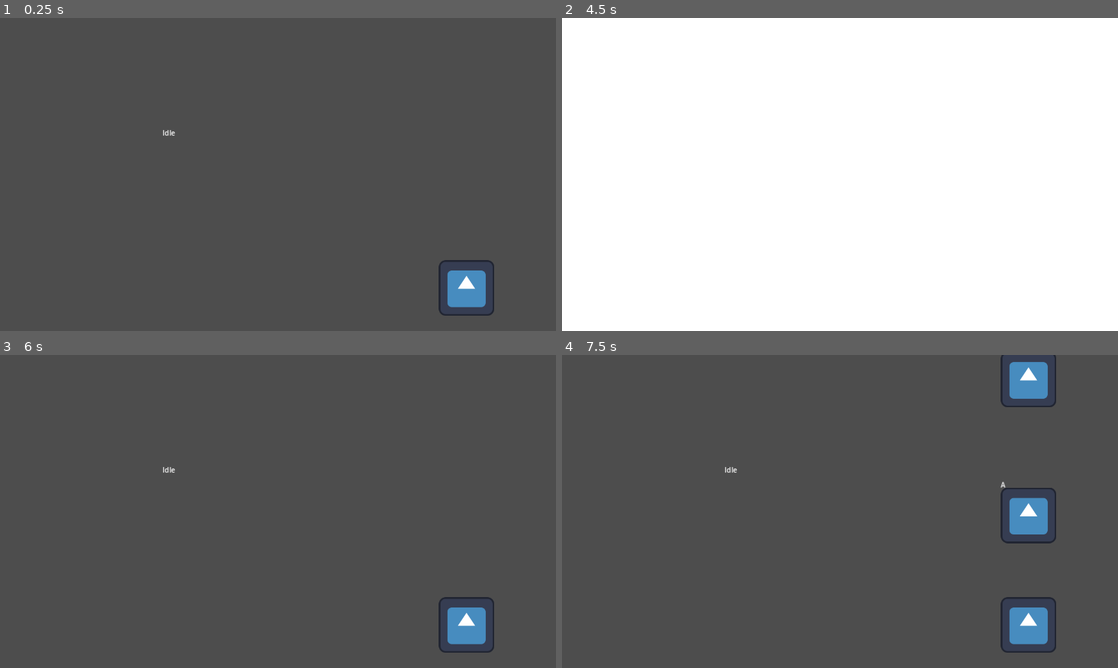
Above: before the commit, frames 1-4 (two rows, left to right).
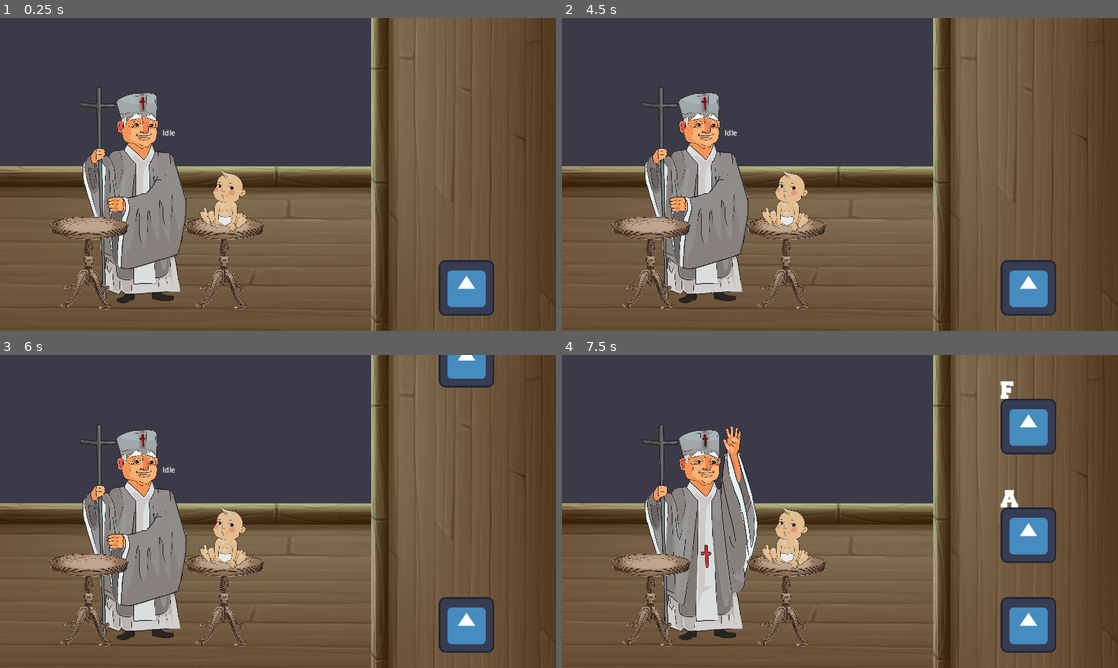
Above: after the commit, the same moments.

Repository: Mikros1999/Umoche-Nash-GGJ-2024
Game: Godot game, scene res://game/game.tscn
Same seed, same stepped clock (60 frames per second), same inputs: the game is played once before the commit and once after it. The engine's default icon, where the game draws it, is replaced by a stand-in: a white triangle on a blue panel in a dark square. Sound files missing from this copy of the repository are replaced by a short silence.
Inputs:
- Up to frame 1 (0.25 s): no input
- Up to frame 2 (4.5 s): tap Enter at 0.5, 2, 3.5 s; hold D 0.53-1.28 s; tap F every 0.75 s from 0.6 to 4.35 s; tap Space at 0.77, 1.25, 1.52, 2.75, 3.02, 3.77, 4.25 s; hold S 1.28-2.03 s; hold D 2.03-3.53 s; hold A from 3.53 s (still down)
- Up to frame 3 (6 s): tap Space at 4.52 s; release A at 5.03 s; hold S 5.03-5.78 s; tap F at 5.1, 5.85 s; hold D from 5.78 s (still down)
- Up to frame 4 (7.5 s): keep holding D; tap Space at 6.02, 6.77 s; tap F at 6.6, 7.35 s

The runs differ from the first frame. In frame 1, 68% of the frame differs, in the area x 0-100%, y 0-100%; in frame 2, 100%; in frame 3, 68%; in frame 4, 68%.

Commit message:
sprites and dipping

Diff:
--- /dev/null
+++ b/game/Pop.gd
@@ -0,0 +1,87 @@
+extends Node2D
+
+enum State {
+	IDLE = 0,
+	TAKE = 1,
+	HOLD1 = 2,
+	DIP = 3,
+	HOLD2 = 4,
+	PUT = 5,
+	FAIL = -1
+}
+
+var textures: Array[Texture] = [
+	preload("res://textures/POP BACA.png"),
+	preload("res://textures/pop.png"),
+	preload("res://textures/POP_UZIMA.png"),
+	preload("res://textures/pop.png"),
+	preload("res://textures/POP UMACE.png"),
+	preload("res://textures/pop.png"),
+	preload("res://textures/POP STAVLJA.png"),
+]
+
+
+var state: int = State.IDLE : set = set_state
+
+func _ready():
+	Beat.hit_success.connect(on_success)
+	Beat.hit_fail.connect(on_fail)
+	$Pop/HoldBeba.visible = false
+	$Pop/HoldBeba2.visible = false
+	$Pop/DipBeba.visible = false
+
+func on_success():
+	print("on success")
+	self.state = (state + 1 + (1 if state == State.FAIL else 0)) % (State.size()-1)
+
+func on_fail():
+	print("on fail")
+	self.state = State.FAIL
+
+func set_state(value: int):
+	state = value
+	$"../Label".text = State.keys()[state]
+	$Pop.texture = textures[state+1]
+	match state:
+		State.HOLD1:
+			on_baby_pickup()
+			$Pop/HoldBeba.visible = true
+		State.DIP:
+			$Pop/HoldBeba.visible = false
+			$Pop/DipBeba.visible = true
+		State.HOLD2:
+			$Pop/HoldBeba.visible = true
+			$Pop/DipBeba.visible = false
+		State.PUT:
+			$Pop/HoldBeba.visible = false
+			$Pop/HoldBeba2.visible = false
+			on_baby_put()
+		State.FAIL:
+			if holding_baby:
+				throw_baby()
+
+var holding_baby: bool = false
+@onready var baby_material: Material = $Sto/Beba.material
+@onready var baby2_material: Material = $Sto2/Beba.material
+func on_baby_pickup():
+	holding_baby = true
+	baby_material.set("shader_parameter/t",0.0)
+	var tween = create_tween()
+	tween.tween_property(baby_material,"shader_parameter/t",1.0,Beat.beat_to_time(0.49))
+
+func on_baby_put():
+	holding_baby = false
+	baby2_material.set("shader_parameter/t",1.0)
+	var tween = create_tween()
+	tween.tween_property(baby2_material,"shader_parameter/t",0.0,Beat.beat_to_time(2.0))
+
+func throw_baby():
+	var p = $Pop/BabyThrowPos.global_position
+	var baby = preload("res://game/thrownbaby/thrownbaby.tscn").instantiate()
+	add_child(baby)
+	baby.global_position = p
+	baby.velocity = Vector2.UP.rotated((randf()*0.2+0.8)*(randi()%2*2-1)*0.3)*1000.0
+	holding_baby = false
+	$Pop/HoldBeba.visible = false
+	$Pop/HoldBeba2.visible = false
+	$Pop/DipBeba.visible = false
--- /dev/null
+++ b/game/bebashader.gdshader
@@ -0,0 +1,11 @@
+shader_type canvas_item;
+uniform float t: hint_range(0.0,1.0) = 0.0;
+uniform sampler2D noise;
+void vertex() {
+	VERTEX.x *= t*t;
+	VERTEX.y *= pow(t,6.0);
+}
+
+void fragment() {
+	COLOR.a = (1.0-step(texture(noise,UV*2.0).r+(pow(t,4.0)*1.4-0.4),1.0))*COLOR.a;
+}
--- a/game/game.tscn
+++ b/game/game.tscn
@@ -1,9 +1,46 @@
-[gd_scene load_steps=3 format=3 uid="uid://8g7kfpku1toy"]
+[gd_scene load_steps=16 format=3 uid="uid://8g7kfpku1toy"]
 
+[ext_resource type="Script" path="res://game/Pop.gd" id="1_47122"]
 [ext_resource type="Texture2D" uid="uid://twhfnek65nmn" path="res://icon.svg" id="1_lwe8o"]
+[ext_resource type="Texture2D" uid="uid://dryw871auxpmn" path="res://textures/POP STAVLJA.png" id="2_6s8in"]
+[ext_resource type="FontFile" uid="uid://b2esb7n31e5ih" path="res://ui/fonts/Freshman.ttf" id="3_1hhca"]
+[ext_resource type="Texture2D" uid="uid://dhxnvkwhjgx1s" path="res://textures/BEBA VISI.png" id="3_tdy0c"]
+[ext_resource type="Texture2D" uid="uid://cuppx04dnphfa" path="res://textures/BEBA SEDI.png" id="4_qultv"]
+[ext_resource type="Texture2D" uid="uid://cggm6jgidq7r5" path="res://textures/STO ZA BEBU.png" id="5_5bnvx"]
+[ext_resource type="Shader" path="res://game/bebashader.gdshader" id="5_niwls"]
+[ext_resource type="Texture2D" uid="uid://blf315kml677k" path="res://textures/background.png" id="7_1skec"]
+
+[sub_resource type="FastNoiseLite" id="FastNoiseLite_harvr"]
+
+[sub_resource type="NoiseTexture2D" id="NoiseTexture2D_2wnnt"]
+noise = SubResource("FastNoiseLite_harvr")
+
+[sub_resource type="ShaderMaterial" id="ShaderMaterial_yfktu"]
+shader = ExtResource("5_niwls")
+shader_parameter/t = 1.0
+shader_parameter/noise = SubResource("NoiseTexture2D_2wnnt")
+
+[sub_resource type="Shader" id="Shader_4jcpv"]
+code = "shader_type canvas_item;
+uniform float t: hint_range(0.0,1.0) = 0.0;
+void vertex() {
+	VERTEX.x *= pow(t,0.5);
+	VERTEX.y *= pow(t,1.0/6.0);
+}
+
+void fragment() {
+	// Called for every pixel the material is visible on.
+}
+"
+
+[sub_resource type="ShaderMaterial" id="ShaderMaterial_jbjjv"]
+shader = SubResource("Shader_4jcpv")
+shader_parameter/t = 0.0
 
 [sub_resource type="GDScript" id="GDScript_pn5h4"]
 script/source = "extends Node2D
+
+@export var font: Font
 
 func _ready():
 	Beat.indicators = self
@@ -16,7 +53,7 @@
 	var y_position = diff*Beat.indicator_speed
 	var pos = Vector2(0.0,y_position)-texture.get_size()/2.0
 	draw_texture(texture,pos)
-	draw_string(Control.new().get_theme_font(\"\"),pos,key)
+	draw_string(font,pos,key,HORIZONTAL_ALIGNMENT_CENTER,-1,48)
 
 "
 
@@ -29,6 +66,7 @@
 grow_vertical = 2
 
 [node name="Levo" type="Control" parent="."]
+clip_contents = true
 layout_mode = 1
 anchor_right = 0.667
 anchor_bottom = 1.0
@@ -43,7 +81,68 @@
 offset_bottom = 399.0
 text = "Idle"
 
+[node name="Pop" type="Node2D" parent="Levo"]
+script = ExtResource("1_47122")
+
+[node name="Pop" type="Sprite2D" parent="Levo/Pop"]
+position = Vector2(331, 395)
+scale = Vector2(0.2, 0.2)
+texture = ExtResource("2_6s8in")
+
+[node name="HoldBeba" type="Sprite2D" parent="Levo/Pop/Pop"]
+visible = false
+position = Vector2(300, -365)
+scale = Vector2(0.5, 0.5)
+texture = ExtResource("3_tdy0c")
+
+[node name="DipBeba" type="Sprite2D" parent="Levo/Pop/Pop"]
+visible = false
+position = Vector2(195, 400)
+scale = Vector2(0.5, 0.5)
+texture = ExtResource("3_tdy0c")
+
+[node name="HoldBeba2" type="Sprite2D" parent="Levo/Pop/Pop"]
+visible = false
+z_index = 2
+position = Vector2(-694.21, 242.565)
+rotation = 1.06465
+scale = Vector2(0.5, 0.5)
+skew = 0.366519
+texture = ExtResource("3_tdy0c")
+
+[node name="BabyThrowPos" type="Marker2D" parent="Levo/Pop/Pop"]
+position = Vector2(260, -900)
+
+[node name="Sto" type="Sprite2D" parent="Levo/Pop"]
+position = Vector2(517, 546)
+scale = Vector2(0.1, 0.1)
+texture = ExtResource("5_5bnvx")
+
+[node name="Beba" type="Sprite2D" parent="Levo/Pop/Sto"]
+material = SubResource("ShaderMaterial_yfktu")
+position = Vector2(50, -1180)
+texture = ExtResource("4_qultv")
+
+[node name="Sto2" type="Sprite2D" parent="Levo/Pop"]
+position = Vector2(205, 546)
+scale = Vector2(0.1, 0.1)
+texture = ExtResource("5_5bnvx")
+
+[node name="Beba" type="Sprite2D" parent="Levo/Pop/Sto2"]
+material = SubResource("ShaderMaterial_jbjjv")
+position = Vector2(50, -855.74)
+rotation = 0.689405
+skew = 0.671952
+texture = ExtResource("3_tdy0c")
+
+[node name="Background" type="Sprite2D" parent="Levo/Pop"]
+z_index = -25
+position = Vector2(540, -101)
+scale = Vector2(0.52, 0.52)
+texture = ExtResource("7_1skec")
+
 [node name="Desno" type="Control" parent="."]
+clip_contents = true
 layout_mode = 1
 anchor_left = 0.667
 anchor_right = 1.0
@@ -67,6 +166,14 @@
 
 [node name="Indicators" type="Node2D" parent="Desno/Control"]
 script = SubResource("GDScript_pn5h4")
+font = ExtResource("3_1hhca")
 
 [node name="Icon" type="Sprite2D" parent="Desno/Control/Indicators"]
 texture = ExtResource("1_lwe8o")
+
+[node name="Background" type="Sprite2D" parent="Desno/Control/Indicators"]
+z_index = -25
+position = Vector2(-593.76, -423)
+rotation = -1.5708
+scale = Vector2(0.439252, 0.439252)
+texture = ExtResource("7_1skec")
--- /dev/null
+++ b/game/thrownbaby/thrownbaby.gd
@@ -0,0 +1,12 @@
+extends Sprite2D
+
+var velocity: Vector2
+var gravity: float = 1400.0
+var t: float
+
+func _process(delta):
+	velocity.y += gravity*delta
+	global_position += velocity*delta
+	rotation += delta
+	t+=delta
+	if t > 6.0: queue_free()
--- /dev/null
+++ b/game/thrownbaby/thrownbaby.tscn
@@ -0,0 +1,9 @@
+[gd_scene load_steps=3 format=3 uid="uid://iaph8ls4rv1s"]
+
+[ext_resource type="Script" path="res://game/thrownbaby/thrownbaby.gd" id="1_gw3d3"]
+[ext_resource type="Texture2D" uid="uid://dhxnvkwhjgx1s" path="res://textures/BEBA VISI.png" id="1_rurj2"]
+
+[node name="Thrownbaby" type="Sprite2D"]
+scale = Vector2(0.1, 0.1)
+texture = ExtResource("1_rurj2")
+script = ExtResource("1_gw3d3")
--- a/global/beat.gd
+++ b/global/beat.gd
@@ -1,12 +1,57 @@
 extends CanvasLayer
 
-enum JUDGEMENT {
+signal hit_success
+signal hit_fail
+
+enum Judgement {
 	TOO_EARLY = -2,
 	EARLY = -1,
 	PERFECT = 0,
 	LATE = 1,
 	TOO_LATE = 2
 }
+
+# TODO ovo su stejtovi koji nam za sad trebaju, implementiraj kako hoces
+#var stateSequence = [
+#	"IdleState",
+#	"TakeBabyState",
+#	"HoldBabyState",
+#	"DipBabyState",
+#	"HoldBabyState",
+#	"PutAwayBabyState"
+#]
+#
+#var i = 0
+#var state = "IdleState"
+#
+# TODO placeholder za prebacivanje stejta na sledeci
+# nece moci ovako
+#func set_state(string: String):
+#	if string == "NextState"
+#		if i < stateSequence.size()-1 and i >= 0:
+#			i++
+#		else:
+#			i = 0
+#	elif string == "FailState":
+#		i = 0
+#	state = stateSequence[i]
+#   TODO make scene change with
+#
+# TODO plejsholder za proveru stejta i setovanje odgovarajuceg sprajta
+#func check_state():
+#	match state:
+#		"IdleState":
+#			#TODO set appropriate sprite
+#		"TakeBabyState":
+#			#TODO set appropriate sprite
+#		"HoldBabyState":
+#			#TODO set appropriate sprite
+#		"DipBabyState":
+#			#TODO set appropriate sprite
+#		"PutAwayBabyState":
+#			#TODO set appropriate sprite
+#		"FailState":
+#			#TODO set appropriate sprite
 
 class Tile: # take
 	var key: int
@@ -19,7 +64,7 @@
 		c.draw_indicator(texture,beat,OS.get_keycode_string(key))
 		pass
 
-var delay: float = 0.45
+var delay: float = 0.48
 var pitch: float = 1.0 : set = _set_pitch
 var bpm: float = 96
 var current_beat: float = 0.0
@@ -27,7 +72,7 @@
 var playing: bool = false
 var audio_player: AudioStreamPlayer = AudioStreamPlayer.new()
 var indicators: CanvasItem
-var indicator_speed: float = 500.0
+var indicator_speed: float = 400.0
 var tiles: Array[Tile] = []
 
 
@@ -65,6 +110,7 @@
 		if beat_to_time(current_beat - tiles[0].beat) > 0.3:
 			tiles.pop_front()
 			print("zakasnio tile ⏰⏰⏰" + str(current_beat))
+			emit_signal("hit_fail")
 
 func _set_pitch(value):
 	audio_player.pitch_scale = value
@@ -73,7 +119,6 @@
 func draw_tiles():
 	for tile in tiles:
 		tile._draw(indicators)
-
 
 
 func start_song(song: AudioStream):
@@ -88,22 +133,24 @@
 	if event is InputEventKey:
 		var judgement = handle_judgement(tiles[0])
 		if event.keycode != tiles[0].key:
-			if judgement != JUDGEMENT.TOO_EARLY:
+			if judgement != Judgement.TOO_EARLY:
 				tiles.pop_front()
 				print("pogresan input :( 😭❌ ")
+				emit_signal("hit_fail")
+			#TODO Transmit(FailState)
 			return
-		if judgement in [JUDGEMENT.TOO_EARLY,JUDGEMENT.TOO_LATE]: return
+		if judgement in [Judgement.TOO_EARLY,Judgement.TOO_LATE]: return
 		tiles.pop_front()
 		print("dobar input ✅✅ 🥰")
-
+		emit_signal("hit_success")
 
 func handle_judgement(tile: Tile):
 	var difference = beat_to_time(current_beat - tile.beat)
-	if difference < -0.3: return JUDGEMENT.TOO_EARLY
-	elif difference < -0.15: return JUDGEMENT.EARLY
-	elif difference <= 0.15: return JUDGEMENT.PERFECT
-	elif difference > 0.15: return JUDGEMENT.LATE
-	elif difference > 0.3: return JUDGEMENT.TOO_LATE
+	if difference < -0.3: return Judgement.TOO_EARLY
+	elif difference < -0.15: return Judgement.EARLY
+	elif difference <= 0.15: return Judgement.PERFECT
+	elif difference > 0.15: return Judgement.LATE
+	elif difference > 0.3: return Judgement.TOO_LATE
 	print(difference)
 
 func beat_to_time(beat: float):
Binary file added: textures/BEBA SEDI.png
Not shown, added: textures/BEBA SEDI.png.import
Binary file added: textures/BEBA VISI.png
Not shown, added: textures/BEBA VISI.png.import
Binary file added: textures/POP BACA.png
Not shown, added: textures/POP BACA.png.import
Binary file added: textures/POP STAVLJA.png
Not shown, added: textures/POP STAVLJA.png.import
Binary file added: textures/POP UMACE.png
Not shown, added: textures/POP UMACE.png.import
Binary file added: textures/POP_UZIMA.png
Not shown, added: textures/POP_UZIMA.png.import
(and 8 more such lines)
